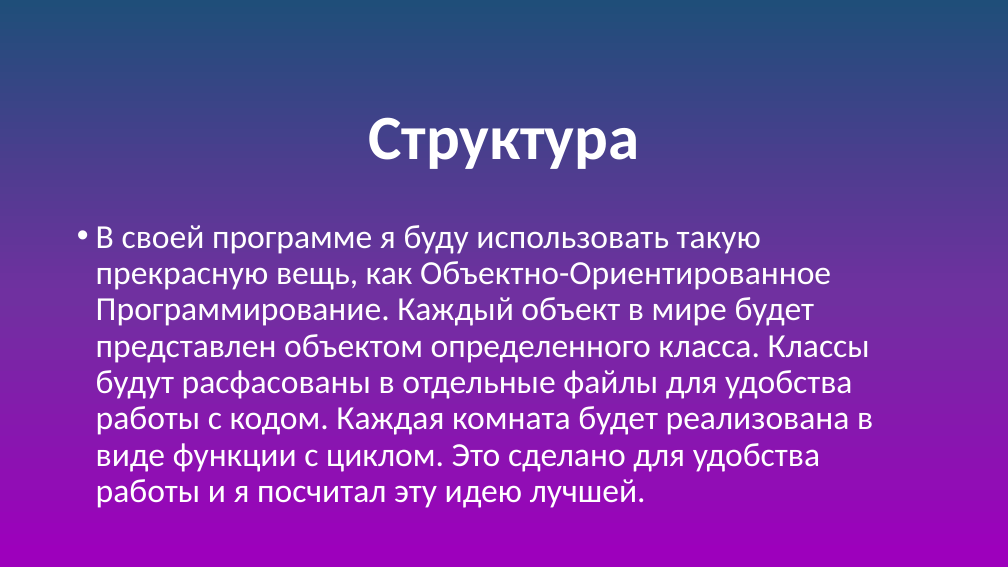
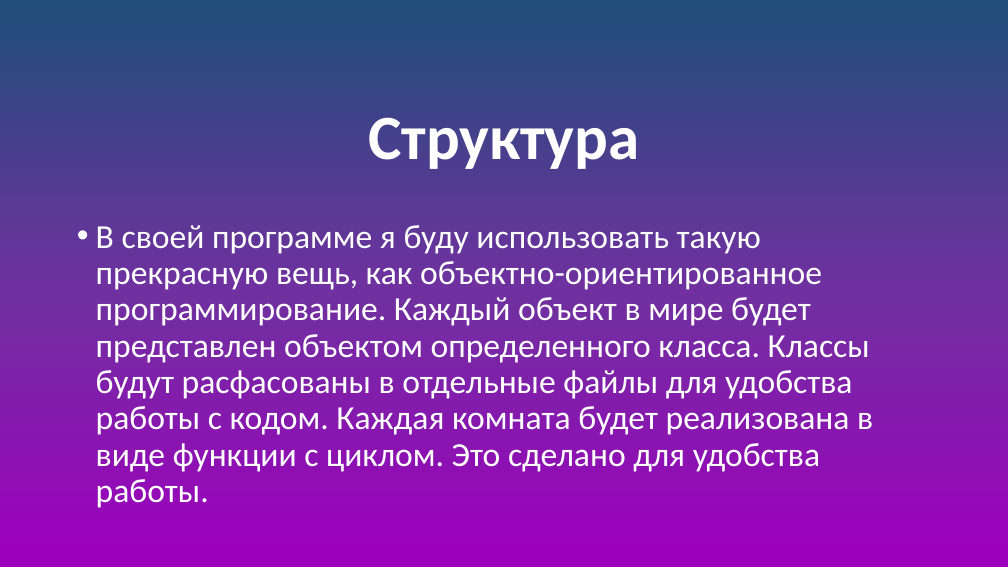
Before and after one commit to Father-Dog-Danil/Pygame_solo, a slide deck: slide 5 of doc/презентация.pptx (slide 3 before the commit). Drawn at 1008x567 pixels with LibreOffice and Linux fonts; fonts in the diff are those of the drawing. Boxes give left, top, right and bottom in pixels: in the first picture for what was removed or moved away, otherwise in the second. Text is boxed around its words. In the diff, an @@ line names an element or a change of style, - is before the commit and + after.

```diff
--- a/doc/презентация.pptx
+++ b/doc/презентация.pptx
@@ text at (x1=96, y1=225, x2=873, y2=508): text changed @@
-• В своей программе я буду использовать такую прекрасную вещь, как Объектно-Ориентированное Программирование. Каждый объект в мире будет представлен объектом определенного класса. Классы будут расфасованы в отдельные файлы для удобства работы с кодом. Каждая комната будет реализована в виде функции с циклом. Это сделано для удобства работы и я посчитал эту идею лучшей.
+• В своей программе я буду использовать такую прекрасную вещь, как объектно-ориентированное программирование. Каждый объект в мире будет представлен объектом определенного класса. Классы будут расфасованы в отдельные файлы для удобства работы с кодом. Каждая комната будет реализована в виде функции с циклом. Это сделано для удобства работы.
```
Also in this commit, not shown: 4 other slides changed, 14 slides added.
